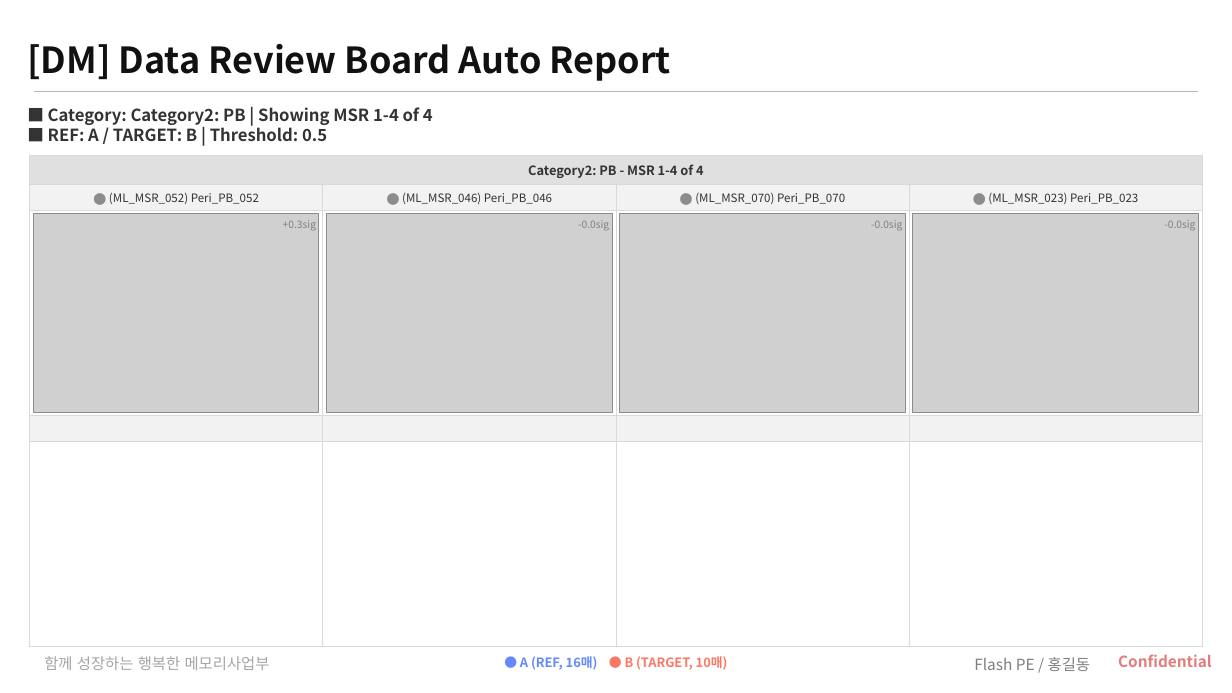
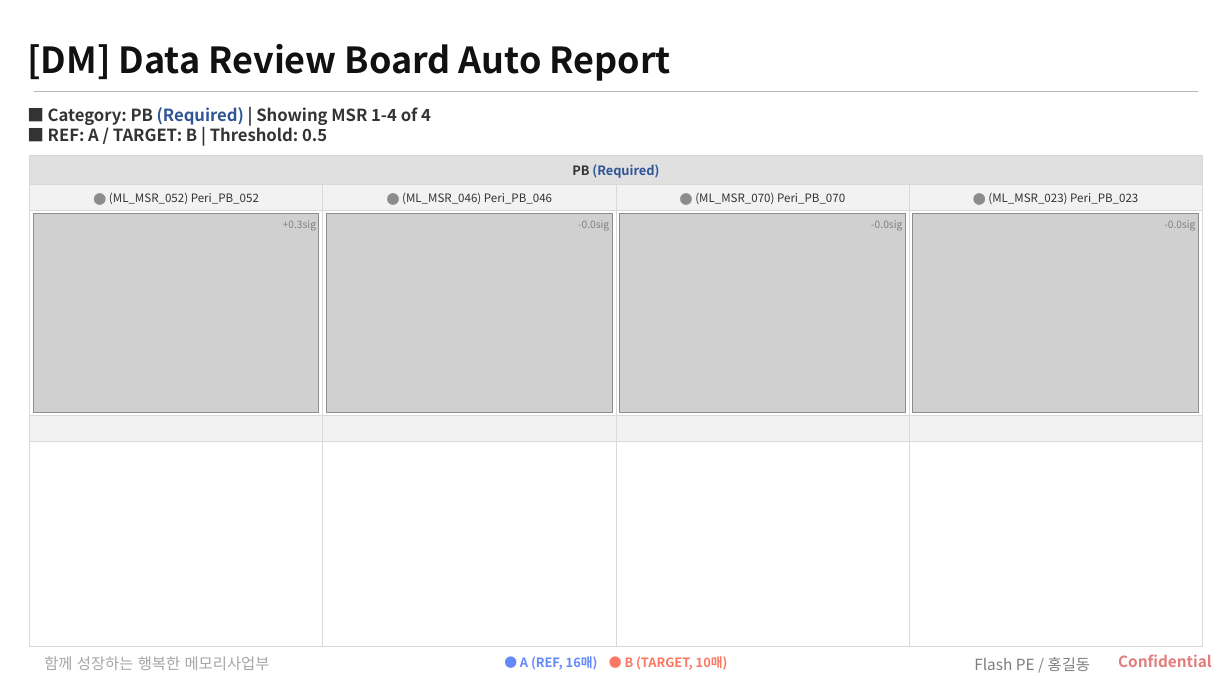
Before and after one commit to parktj4264/DRB-Code, a slide deck: slide 7 of output/sigma_summary_latest.pptx (slide 3 before the commit). Drawn at 1232x693 pixels with LibreOffice and Linux fonts; fonts in the diff are those of the drawing; grey boxes stand for pictures; background and template pictures are left out. Boxes give left, top, right and bottom in pixels: in the first picture for what was removed or moved away, otherwise in the second. Text is boxed around its words. In the diff, an @@ line names an element or a change of style, - is before the commit and + after.

```diff
--- a/output/sigma_summary_latest.pptx
+++ b/output/sigma_summary_latest.pptx
@@ text at (48, 107, 431, 125): text changed @@
-■ Category: Category2: PB | Showing MSR 1-4 of 4
+■ Category: PB (Required) | Showing MSR 1-4 of 4
@@ table at (30, 155, 1202, 647) @@
-row 1, column 1: Category2: PB - MSR 1-4 of 4
+row 1, column 1: PB (Required)
```
Also in this commit, not shown: 4 other slides changed, 10 slides added, 23 other files.
